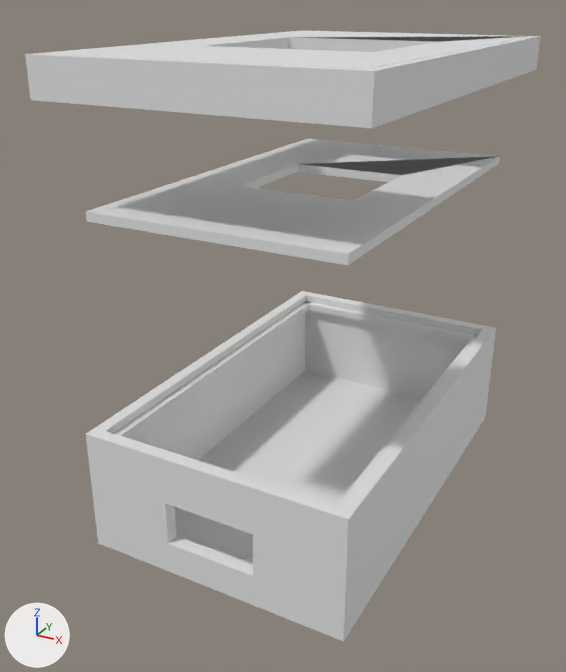
Two versions of the Blender file Case Assets/macroPad_Case.blend, one commit apart.
Before and after are seen from a 50 mm lens placed at (39.7, -81.7, 59.2), pointed at (-2.8, -4.5, 20.7). Arrows for +X, +Y and +Z are at lower left; the lights stay in place.

The older version as bpy lines, for what is in view:
```python
me_cube = bpy.data.meshes.new('Cube')
me_cube.from_pydata(...)  # 60 vertices, 56 faces; spans x -16.0..16.0, y -26.0..26.0, z -0.8..14.2
me_cube_001 = bpy.data.meshes.new('Cube.001')
me_cube_001.from_pydata(...)  # 16 vertices, 17 faces; spans x -14.0..14.5, y -24.4..23.9, z -0.8..0.2
me_cube_002 = bpy.data.meshes.new('Cube.002')
me_cube_002.from_pydata(...)  # 16 vertices, 17 faces; spans x -16.1..15.9, y -25.9..26.1, z -1.0..1.0
me_cube_003 = bpy.data.meshes.new('Cube.003')
me_cube_003.from_pydata(...)  # 37 vertices, 31 faces; spans x -18.1..15.9, y -25.6..28.4, z -3.0..1.0
ob_base = bpy.data.objects.new('Base', me_cube)
ob_base.location = (0.0, 0.0, 0.0)
ob_lid = bpy.data.objects.new('Lid', me_cube_002)
ob_lid.location = (0.1, -0.2, 53.1)
ob_skirt = bpy.data.objects.new('Skirt', me_cube_003)
ob_skirt.location = (1.1, -1.4, 53.1)
ob_switch_plate = bpy.data.objects.new('Switch Plate', me_cube_001)
ob_switch_plate.location = (-0.2, 0.1, 39.0)
```
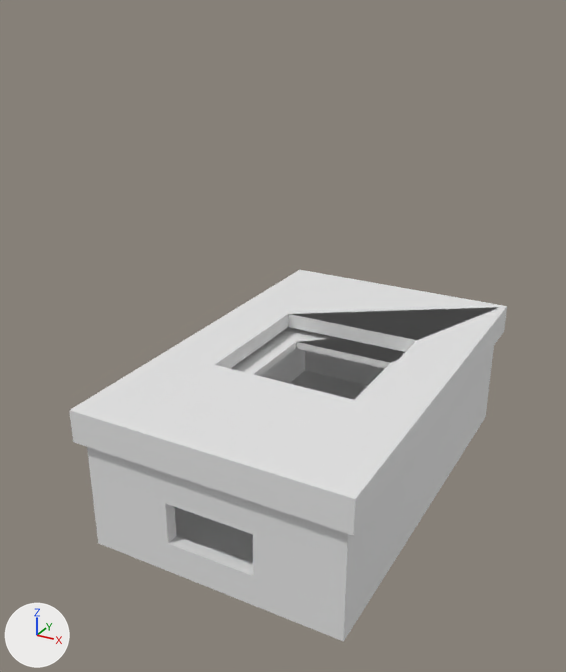
Commit message: v2 case (lol it's a file box)

What the commit changed:
me_cube_002 is used by ob_lid; location (0.1, -0.2, 53.1).
me_cube_002 had 16 vertices, 17 faces and spanned x -16.1..15.9, y -25.9..26.1, z -1.0..1.0.
me_cube_002 now has 63 vertices, 58 faces and spans x -17.1..16.9, y -26.8..27.2, z -3.0..1.0.
Part 1, on me_cube_002:
13 faces are deleted.
37 vertices are added at x -17.1..16.2, y -26.8..27.2, z -3.0..1.0.
10 new vertices lie (34.0, 0.0, 0.0) away from vertices in x -17.1, y -26.8..27.2, z -3.0..1.0.
54 new faces join them.
Object 'Switch Plate' (ob_switch_plate) moves from (-0.2, 0.1, 39.0) to (-0.2, 0.1, 14.4).
Object 'Skirt' (ob_skirt) is deleted.
Object 'Lid' (ob_lid) moves from (0.1, -0.2, 53.1) to (0.1, -0.2, 16.4).

Boxes [x1, y1, x2, y2] around the edits, measured in the pictures (566 x 672 px):
'Lid', reshaped, moved
    before: [41, 31, 530, 69]
    after: [69, 270, 507, 536]
'Switch Plate', moved
    before: [86, 139, 500, 265]
    after: [230, 327, 405, 401]
'Skirt', deleted
    before: [25, 30, 540, 128]
part 1 of me_cube_002, built on
    before: [41, 31, 530, 69]
